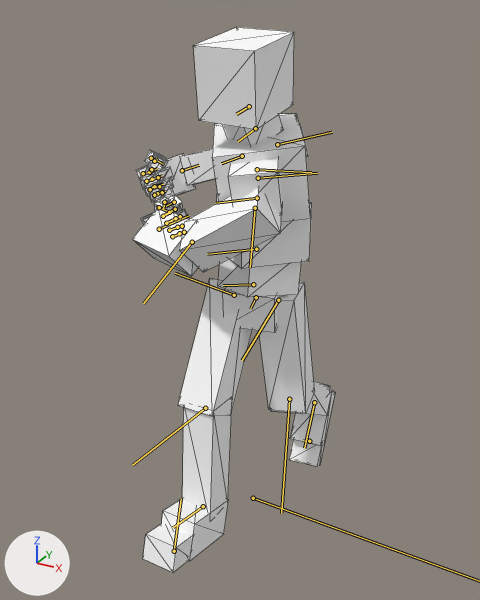
The FBX model Assets/Models/Player/LowerBodyClip/RPG-Character@Walk-Lower.FBX: old version first, new version second.
Rendered twice from a 50 mm camera at (1.42, -2.75, 2.62) aimed at (-0.08, -0.01, 1.25). Every picture has the same lights, and +X, +Y and +Z are marked at lower left. Both versions are drawn at frame 9 of the action 'Take 001'; the numbers are the values there. The bones that bend it are drawn over the model as lines. Mesh edges are drawn as thin lines.

The first picture shows 'RPG-Character-Mesh'.
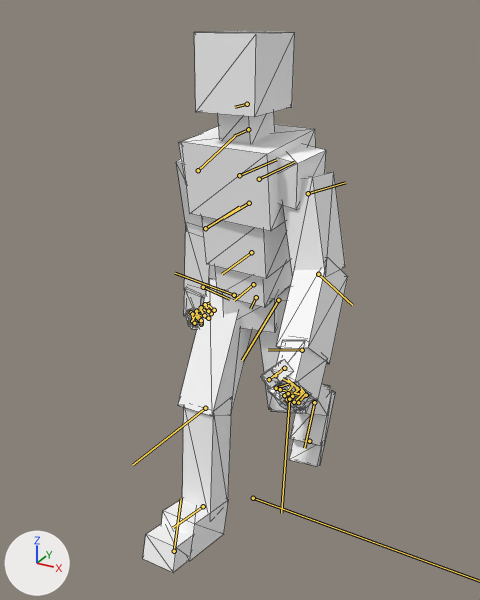
Boxes [x1, y1, x2, y2] around the edits, measured in the pictures (480 x 600 px):
'RPG-Character-Mesh', posed: before [133, 27, 335, 572]; after [143, 31, 348, 572]
bone 'B_Spine', root to tip: before (253, 284) to (223, 285); after (253, 284) to (234, 300)
bone 'B_Spine1', root to tip: before (256, 249) to (207, 254); after (251, 252) to (222, 274)
bone 'B_Spine2', root to tip: before (257, 198) to (215, 203); after (249, 203) to (223, 218)
bone 'B_L_Clavicle', root to tip: before (258, 178) to (317, 173); after (259, 179) to (294, 162)
bone 'B_L_UpperArm', root to tip: before (255, 208) to (250, 267); after (308, 193) to (345, 182)
bone 'B_L_Forearm', root to tip: before (192, 242) to (143, 303); after (318, 274) to (352, 305)
bone 'B_L_Hand', root to tip: before (159, 229) to (189, 215); after (302, 350) to (268, 349)
bone 'B_R_Clavicle', root to tip: before (257, 169) to (311, 172); after (239, 175) to (276, 159)
bone 'B_R_UpperArm', root to tip: before (277, 144) to (332, 132); after (198, 170) to (235, 136)
bone 'B_R_Forearm', root to tip: before (242, 156) to (221, 163); after (205, 228) to (239, 207)
bone 'B_R_Hand', root to tip: before (182, 170) to (199, 165); after (203, 287) to (229, 299)
bone 'B_Neck', root to tip: before (255, 128) to (238, 141); after (248, 129) to (234, 136)
bone 'B_Head', root to tip: before (249, 106) to (236, 114); after (247, 104) to (235, 107)

Patch to the scene script:
```diff
--- a/Assets/Models/Player/LowerBodyClip/RPG-Character@Walk-Lower.FBX.py
+++ b/Assets/Models/Player/LowerBodyClip/RPG-Character@Walk-Lower.FBX.py
@@ bone_b_spine @@
 bone_b_spine = bpy.data.objects['Armature'].pose.bones['B_Spine']  # child of 'B_Pelvis'
-bone_b_spine.rotation_quaternion = (0.92, -0.353, 0.055, -0.159)  # degrees (-42, -1, -19)
+bone_b_spine.rotation_quaternion = (0.989, -0.146, 0.016, 0.007)  # degrees (-17, 2, 1)
@@ bone_b_spine1 @@
 bone_b_spine1 = bpy.data.objects['Armature'].pose.bones['B_Spine1']  # child of 'B_Spine'
-bone_b_spine1.rotation_quaternion = (0.984, -0.09, -0.06, 0.139)  # degrees (-11, -5, 17)
+bone_b_spine1.rotation_quaternion = (0.997, -0.007, 0.0, 0.072)  # degrees (-1, 0, 8)
@@ bone_b_spine2 @@
 bone_b_spine2 = bpy.data.objects['Armature'].pose.bones['B_Spine2']  # child of 'B_Spine1'
-bone_b_spine2.rotation_quaternion = (0.977, -0.187, -0.086, 0.052)  # degrees (-22, -9, 8)
+bone_b_spine2.rotation_quaternion = (0.999, -0.013, 0.002, -0.032)  # degrees (-2, 0, -4)
@@ bone_b_l_clavicle @@
 bone_b_l_clavicle = bpy.data.objects['Armature'].pose.bones['B_L_Clavicle']  # child of 'B_Spine2'
-bone_b_l_clavicle.rotation_quaternion = (0.997, 0.006, 0.0, -0.074)  # degrees (1, 0, -8)
+bone_b_l_clavicle.rotation_quaternion = (0.997, 0.006, -0.012, -0.074)  # degrees (1, -1, -9)
@@ bone_b_l_upperarm @@
 bone_b_l_upperarm = bpy.data.objects['Armature'].pose.bones['B_L_UpperArm']  # child of 'B_L_Clavicle'
-bone_b_l_upperarm.rotation_quaternion = (0.716, 0.369, -0.122, -0.58)  # degrees (44, 15, -72)
+bone_b_l_upperarm.rotation_quaternion = (0.971, -0.147, 0.167, -0.085)  # degrees (-19, 17, -13)
@@ bone_b_l_forearm @@
 bone_b_l_forearm = bpy.data.objects['Armature'].pose.bones['B_L_Forearm']  # child of 'B_L_UpperArm'
-bone_b_l_forearm.rotation_quaternion = (0.928, 0.0, 0.0, -0.372)  # degrees (0, 0, -44)
+bone_b_l_forearm.rotation_quaternion = (0.945, 0.0, 0.0, -0.328)  # degrees (0, 0, -38)
@@ bone_b_l_hand @@
 bone_b_l_hand = bpy.data.objects['Armature'].pose.bones['B_L_Hand']  # child of 'B_L_Forearm'
-bone_b_l_hand.rotation_quaternion = (0.781, -0.504, 0.076, 0.36)  # degrees (-57, 29, 34)
+bone_b_l_hand.rotation_quaternion = (0.997, 0.045, 0.036, -0.052)  # degrees (5, 4, -6)
@@ bone_b_r_clavicle @@
 bone_b_r_clavicle = bpy.data.objects['Armature'].pose.bones['B_R_Clavicle']  # child of 'B_Spine2'
-bone_b_r_clavicle.rotation_quaternion = (0.978, 0.0, 0.085, 0.19)  # degrees (2, 10, 22)
+bone_b_r_clavicle.rotation_quaternion = (1.0, 0.003, 0.0, 0.031)  # degrees (0, 0, 4)
@@ bone_b_r_upperarm @@
 bone_b_r_upperarm = bpy.data.objects['Armature'].pose.bones['B_R_UpperArm']  # child of 'B_R_Clavicle'
-bone_b_r_upperarm.rotation_quaternion = (0.868, -0.18, 0.197, -0.419)  # degrees (-29, 11, -54)
+bone_b_r_upperarm.rotation_quaternion = (0.975, -0.05, -0.209, 0.048)  # degrees (-7, -24, 7)
@@ bone_b_r_forearm @@
 bone_b_r_forearm = bpy.data.objects['Armature'].pose.bones['B_R_Forearm']  # child of 'B_R_UpperArm'
-bone_b_r_forearm.rotation_quaternion = (0.767, 0.0, 0.0, -0.642)  # degrees (0, 0, -80)
+bone_b_r_forearm.rotation_quaternion = (0.992, 0.0, 0.0, -0.123)  # degrees (0, 0, -14)
@@ bone_b_r_hand @@
 bone_b_r_hand = bpy.data.objects['Armature'].pose.bones['B_R_Hand']  # child of 'B_R_Forearm'
-bone_b_r_hand.rotation_quaternion = (0.721, 0.68, -0.086, 0.1)  # degrees (86, -15, 2)
+bone_b_r_hand.rotation_quaternion = (0.997, 0.004, 0.033, -0.068)  # degrees (0, 4, -8)
@@ bone_b_neck @@
 bone_b_neck = bpy.data.objects['Armature'].pose.bones['B_Neck']  # child of 'B_Spine2'
-bone_b_neck.rotation_quaternion = (0.945, 0.316, -0.087, -0.008)  # degrees (37, -9, -4)
+bone_b_neck.rotation_quaternion = (0.991, 0.0, 0.0, -0.131)  # degrees (0, 0, -15)
@@ bone_b_head @@
 bone_b_head = bpy.data.objects['Armature'].pose.bones['B_Head']  # child of 'B_Neck'
-bone_b_head.rotation_quaternion = (0.975, 0.187, -0.052, -0.105)  # degrees (22, -4, -13)
+bone_b_head.rotation_quaternion = (0.998, 0.058, 0.001, -0.024)  # degrees (7, 0, -3)
```
